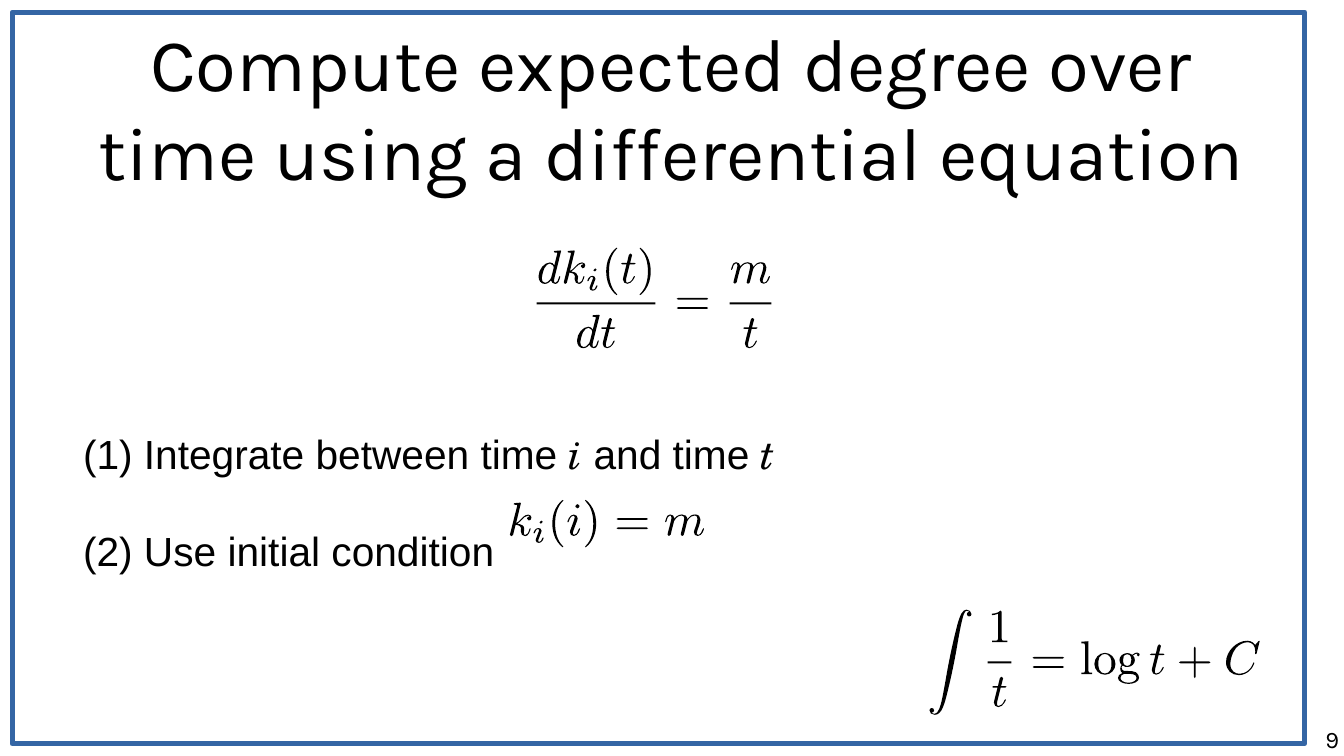
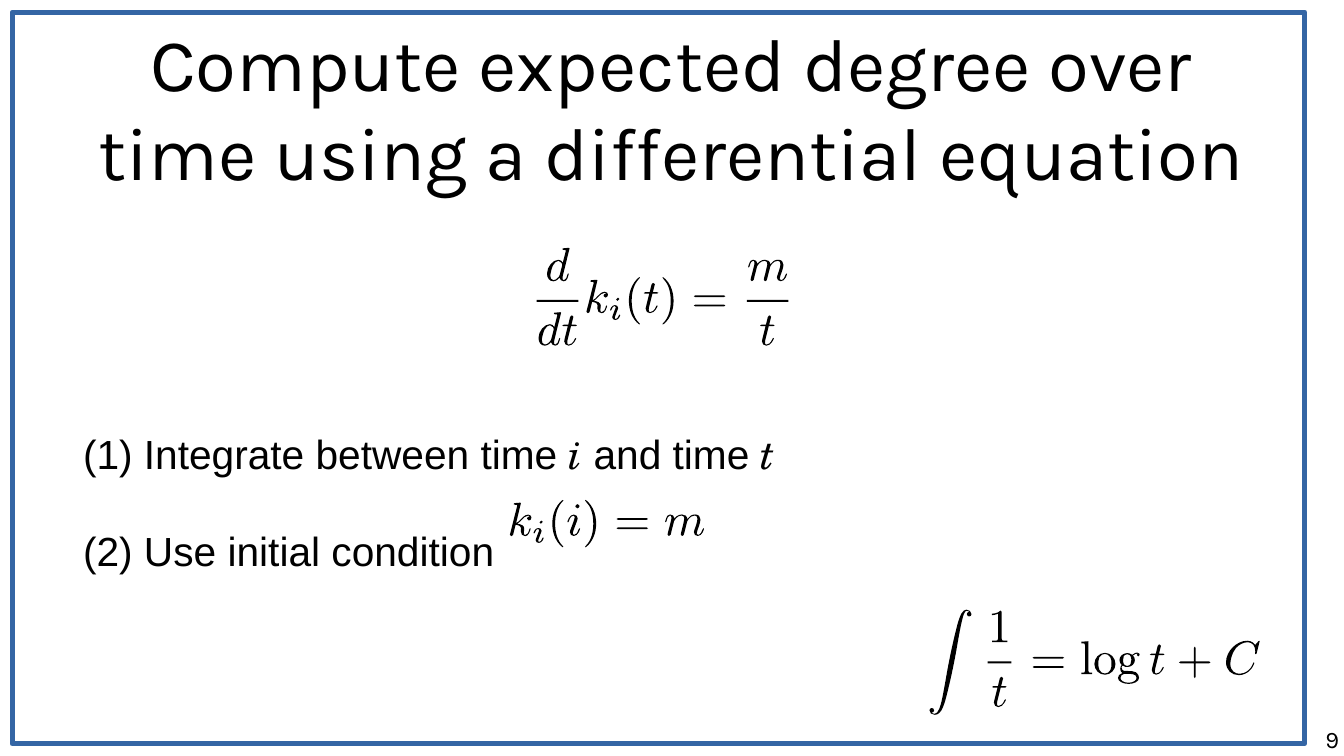
Before and after one commit to chatox/networks-science-course, a slide deck: slide 9 of theory/tt05_preferential_attachment.odp. Drawn at 1344x756 pixels with LibreOffice and Linux fonts; fonts in the diff are those of the drawing. Boxes give left, top, right and bottom in pixels: in the first picture for what was removed or moved away, otherwise in the second. Text is boxed around its words. In the diff, an @@ line names an element or a change of style, - is before the commit and + after.

Commit message:
Corrected differential equations

```diff
--- a/theory/tt05_preferential_attachment.odp
+++ b/theory/tt05_preferential_attachment.odp
@@ freeform shape: place and size @@
-freeform shape at (539, 250, 562, 283)
+freeform shape at (548, 248, 571, 281)
@@ freeform shape: place and size @@
-freeform shape at (731, 262, 770, 284)
+freeform shape at (749, 260, 788, 282)
@@ freeform shape: place and size @@
-freeform shape at (621, 254, 635, 284)
+freeform shape at (587, 279, 609, 312)
@@ freeform shape: place and size @@
-freeform shape at (639, 248, 650, 295)
+freeform shape at (610, 298, 620, 320)
@@ freeform shape: place and size @@
-freeform shape at (537, 302, 655, 305)
+freeform shape at (629, 277, 640, 324)
@@ freeform shape: place and size @@
-freeform shape at (577, 315, 600, 348)
+freeform shape at (644, 283, 659, 313)
@@ freeform shape: place and size @@
-freeform shape at (601, 318, 616, 349)
+freeform shape at (662, 277, 673, 324)
@@ freeform shape: place and size @@
-freeform shape at (677, 298, 709, 309)
+freeform shape at (694, 295, 726, 306)
@@ freeform shape: place and size @@
-freeform shape at (563, 250, 585, 283)
+freeform shape at (537, 300, 578, 302)
@@ freeform shape: place and size @@
-freeform shape at (588, 268, 598, 290)
+freeform shape at (539, 312, 562, 345)
@@ freeform shape: place and size @@
-freeform shape at (606, 248, 617, 295)
+freeform shape at (562, 316, 577, 346)
@@ freeform shape: place and size @@
-freeform shape at (729, 302, 771, 305)
+freeform shape at (746, 300, 788, 302)
@@ freeform shape: place and size @@
-freeform shape at (743, 318, 757, 349)
+freeform shape at (760, 316, 774, 346)
```
Also in this commit, not shown: 14 other slides changed, 4 other files.
